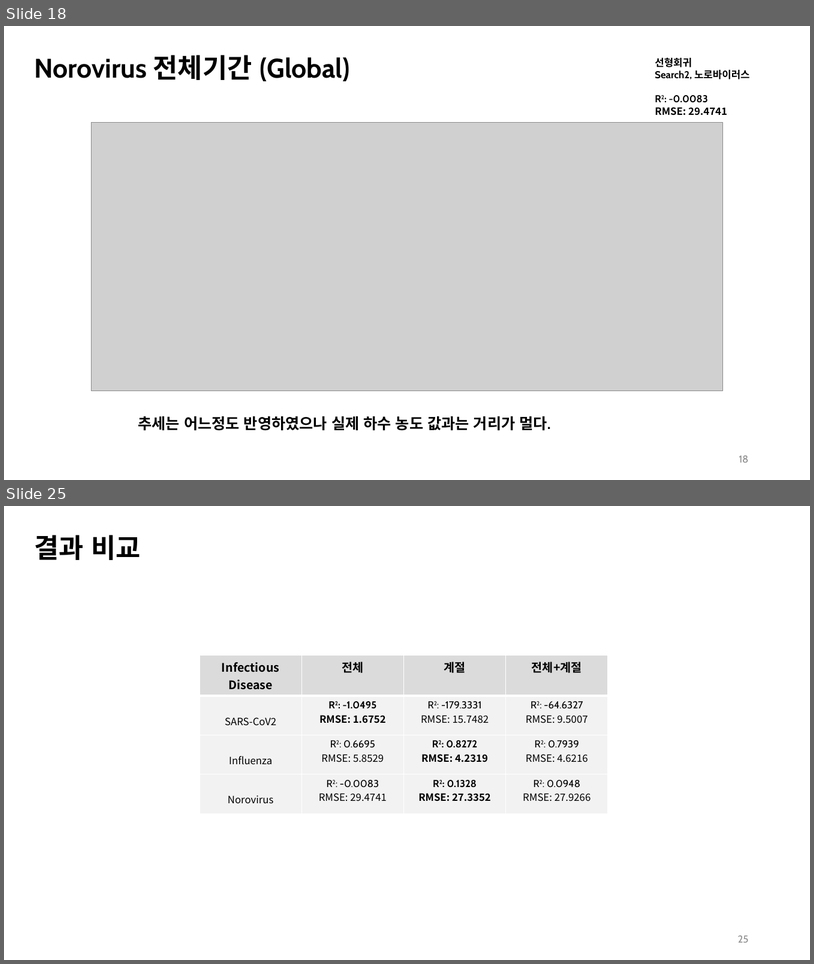
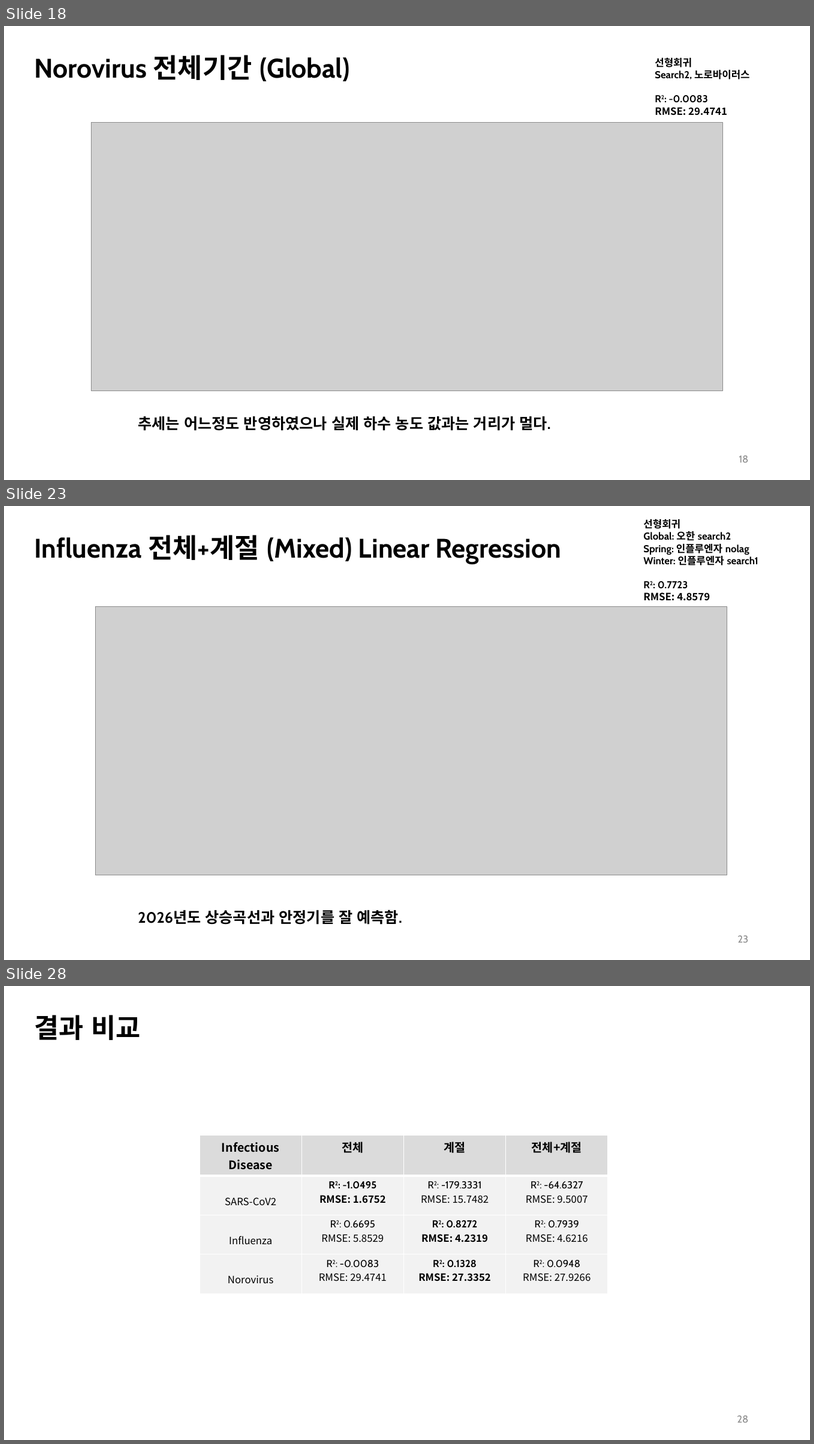
Before and after one commit to sjnkang/EpiSearch, a slide deck: meeting/2026-09-22.pptx. Shown one above the other, each under a label of ours: slides 18 and 25 before the commit, slides 18, 23 and 28 after it; the slides between them are not shown. The pictures are 814x964 and 814x1444 pixels, drawn with LibreOffice and Linux fonts; fonts in the diff are those of the drawing; grey boxes stand for pictures. Boxes give left, top, right and bottom in pixels: in the first picture for what was removed or moved away, otherwise in the second. Text is boxed around its words. In the diff, an @@ line names an element or a change of style, - is before the commit and + after.

Commit message:
mix_linear Update

```diff
--- a/meeting/2026-09-22.pptx
+++ b/meeting/2026-09-22.pptx
@@ slide 23 added at [4, 506, 810, 960], background #FFFFFF @@
@@ text added at [644, 519, 759, 601], 12 pt, text #000000, bold @@
+선형회귀
+Global: 오한 search2
+Spring: 인플루엔자 nolag
+Winter: 인플루엔자 search1
+R2: 0.7723
+RMSE: 4.8579
@@ title added at [34, 535, 561, 564], 32 pt, text #000000, bold @@
+Influenza 전체+계절 (Mixed) Linear Regression
@@ picture added at [95, 606, 727, 875] @@
@@ text added at [138, 909, 402, 924], 18 pt, text #000000, bold @@
+2026년도 상승곡선과 안정기를 잘 예측함.
@@ page number added at [738, 935, 749, 942], 12 pt, text #8C8C8C @@
+23
@@ what was slide 25 is now slide 28 @@
@@ page number at [737, 1415, 749, 1422]: text changed @@
-25
+28
```
Also in this commit, not shown: 7 slides changed, 2 other slides added, 8 other files.
